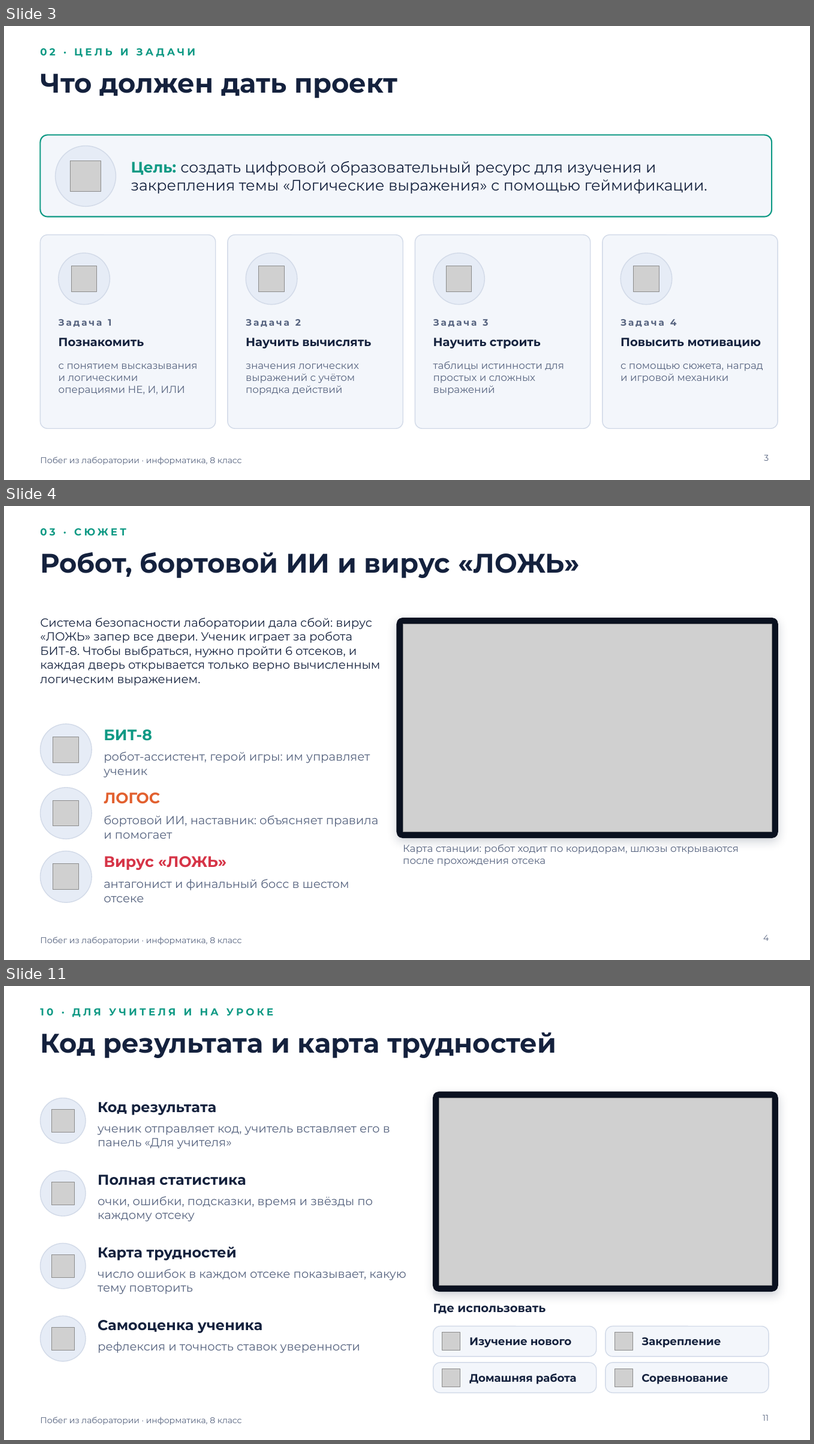
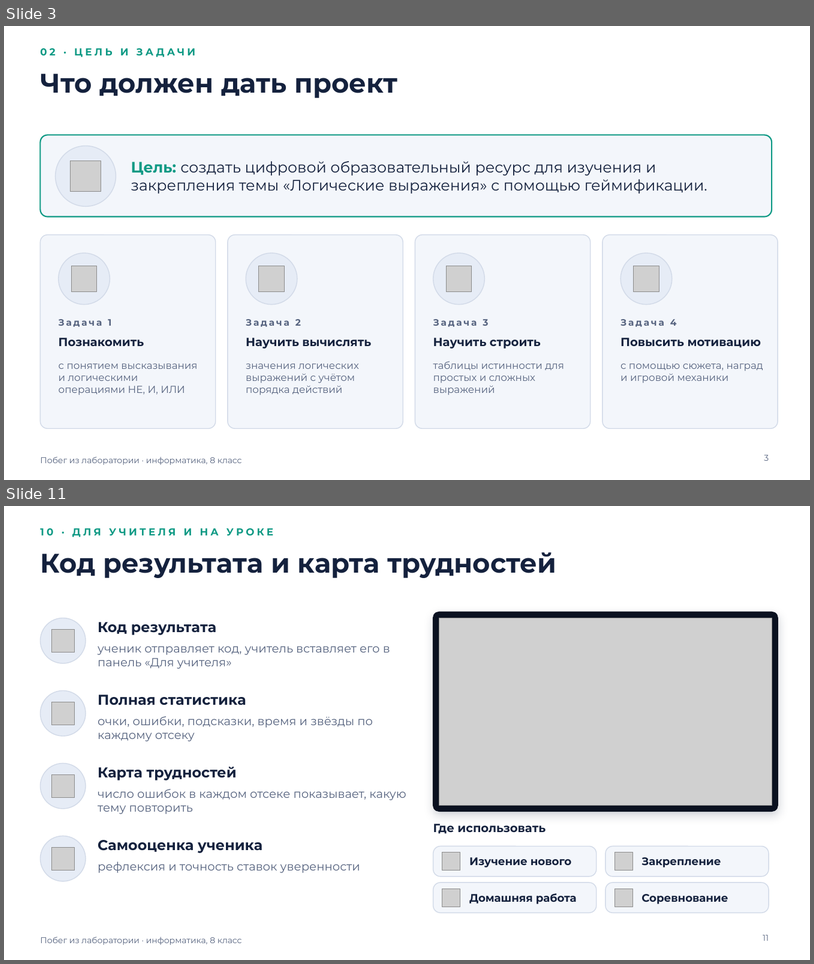
Before and after one commit to galiyabanum/logical, a slide deck: docs/Побег_из_лаборатории_презентация.pptx. Shown one above the other, each under a label of ours: slides 3, 4 and 11 before the commit, slides 3 and 11 after it; the slides between them are not shown. The pictures are 814x1444 and 814x964 pixels, drawn with LibreOffice and Linux fonts; fonts in the diff are those of the drawing; grey boxes stand for pictures. Boxes give left, top, right and bottom in pixels: in the first picture for what was removed or moved away, otherwise in the second. Text is boxed around its words. In the diff, an @@ line names an element or a change of style, - is before the commit and + after.

```diff
--- a/docs/Побег_из_лаборатории_презентация.pptx
+++ b/docs/Побег_из_лаборатории_презентация.pptx
@@ slide 4 removed at bbox=[4, 506, 810, 960], background #FFFFFF; not listed: 1 template element that a slide beside it also shows @@
@@ text removed at bbox=[40, 528, 126, 536] @@
-03 · СЮЖЕТ
@@ title removed at bbox=[40, 552, 580, 578] @@
-Робот, бортовой ИИ и вирус «ЛОЖЬ»
@@ text removed at bbox=[40, 618, 380, 685] @@
-Система безопасности лаборатории дала сбой: вирус «ЛОЖЬ» запер все двери. Ученик играет за робота БИТ-8. Чтобы выбраться, нужно пройти 6 отсеков, и каждая дверь открывается только верно вычисленным логическим выражением.
@@ rounded rectangle removed at bbox=[397, 618, 779, 838] @@
@@ picture removed at bbox=[403, 624, 772, 831] @@
@@ ellipse removed at bbox=[40, 724, 92, 775] @@
@@ picture removed at bbox=[53, 736, 78, 762] @@
@@ text removed at bbox=[104, 729, 152, 741] @@
-БИТ-8
@@ text removed at bbox=[104, 751, 370, 777] @@
-робот-ассистент, герой игры: им управляет ученик
@@ ellipse removed at bbox=[40, 787, 92, 839] @@
@@ text removed at bbox=[104, 792, 160, 804] @@
-ЛОГОС
@@ picture removed at bbox=[53, 800, 78, 825] @@
@@ text removed at bbox=[104, 815, 378, 838] @@
-бортовой ИИ, наставник: объясняет правила и помогает
@@ text removed at bbox=[403, 844, 739, 865] @@
-Карта станции: робот ходит по коридорам, шлюзы открываются после прохождения отсека
@@ ellipse removed at bbox=[40, 851, 92, 902] @@
@@ picture removed at bbox=[53, 864, 78, 889] @@
@@ text removed at bbox=[104, 856, 227, 870] @@
-Вирус «ЛОЖЬ»
@@ text removed at bbox=[104, 879, 350, 902] @@
-антагонист и финальный босс в шестом отсеке
@@ page number removed at bbox=[764, 934, 769, 940] @@
-4
```
Also in this commit, not shown: 4 slides changed, 3 slides added, 2 other slides removed, 3 other files.
